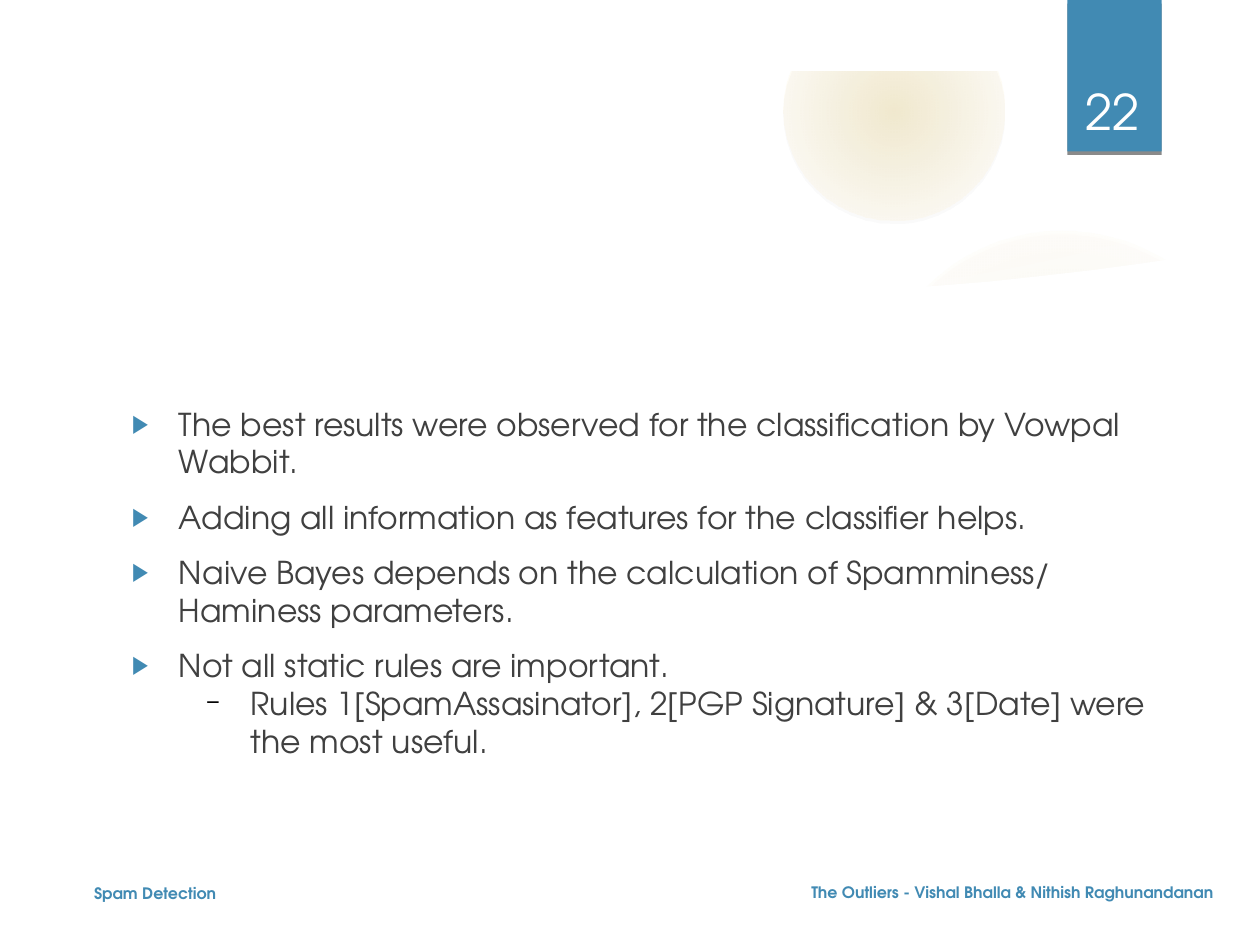
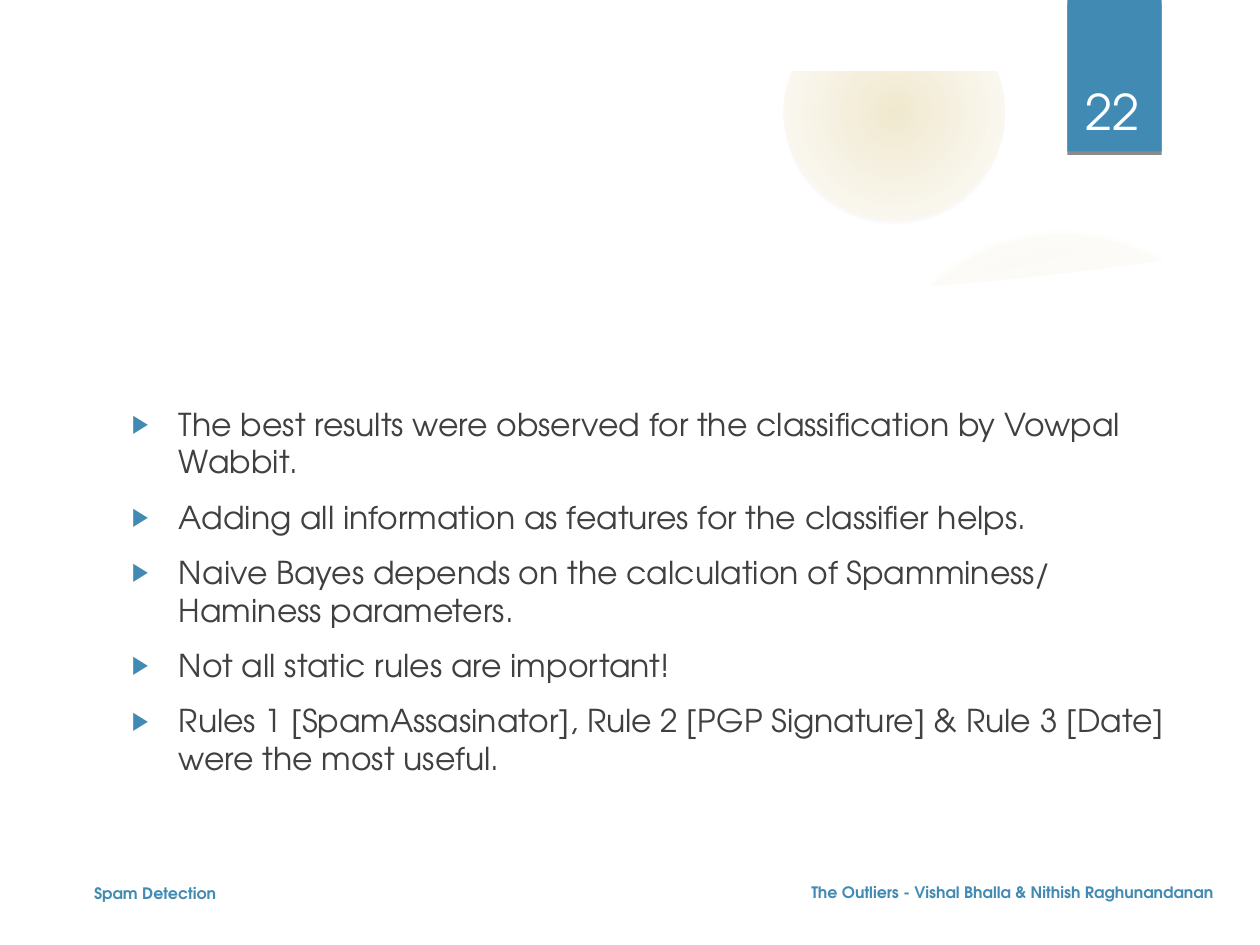
Before and after one commit to nehgu/Anomaly-Detection, a slide deck: slide 22 of Challenges/Spam Filtering Challenge 4/Ppt - Spam Detection Challenge-4.odp. Drawn at 1260x945 pixels with LibreOffice and Linux fonts; fonts in the diff are those of the drawing; background and template pictures are left out. Boxes give left, top, right and bottom in pixels: in the first picture for what was removed or moved away, otherwise in the second. Text is boxed around its words. In the diff, an @@ line names an element or a change of style, - is before the commit and + after.

```diff
--- a/Challenges/Spam Filtering Challenge 4/Ppt - Spam Detection Challenge-4.odp
+++ b/Challenges/Spam Filtering Challenge 4/Ppt - Spam Detection Challenge-4.odp
@@ text at (179, 653, 1163, 771): text changed @@
-▶ Not all static rules are important.
-  − Rules 1[SpamAssasinator], 2[PGP Signature] & 3[Date] were the most useful.
+▶ Not all static rules are important!
+▶ Rules 1 [SpamAssasinator], Rule 2 [PGP Signature] & Rule 3 [Date] were the most useful.
```
Also in this commit, not shown: 11 other slides changed, 1 slide added.
